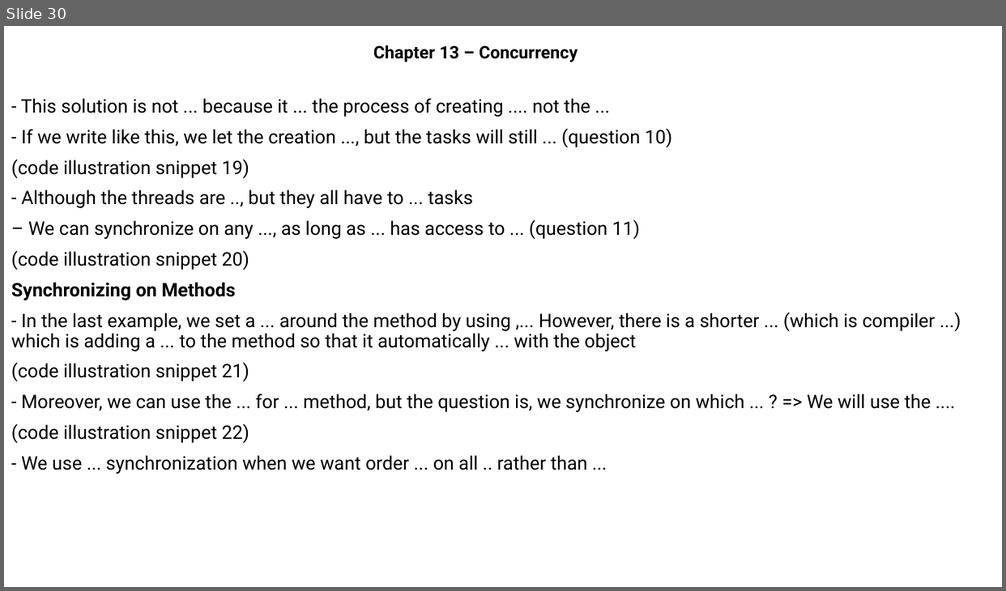
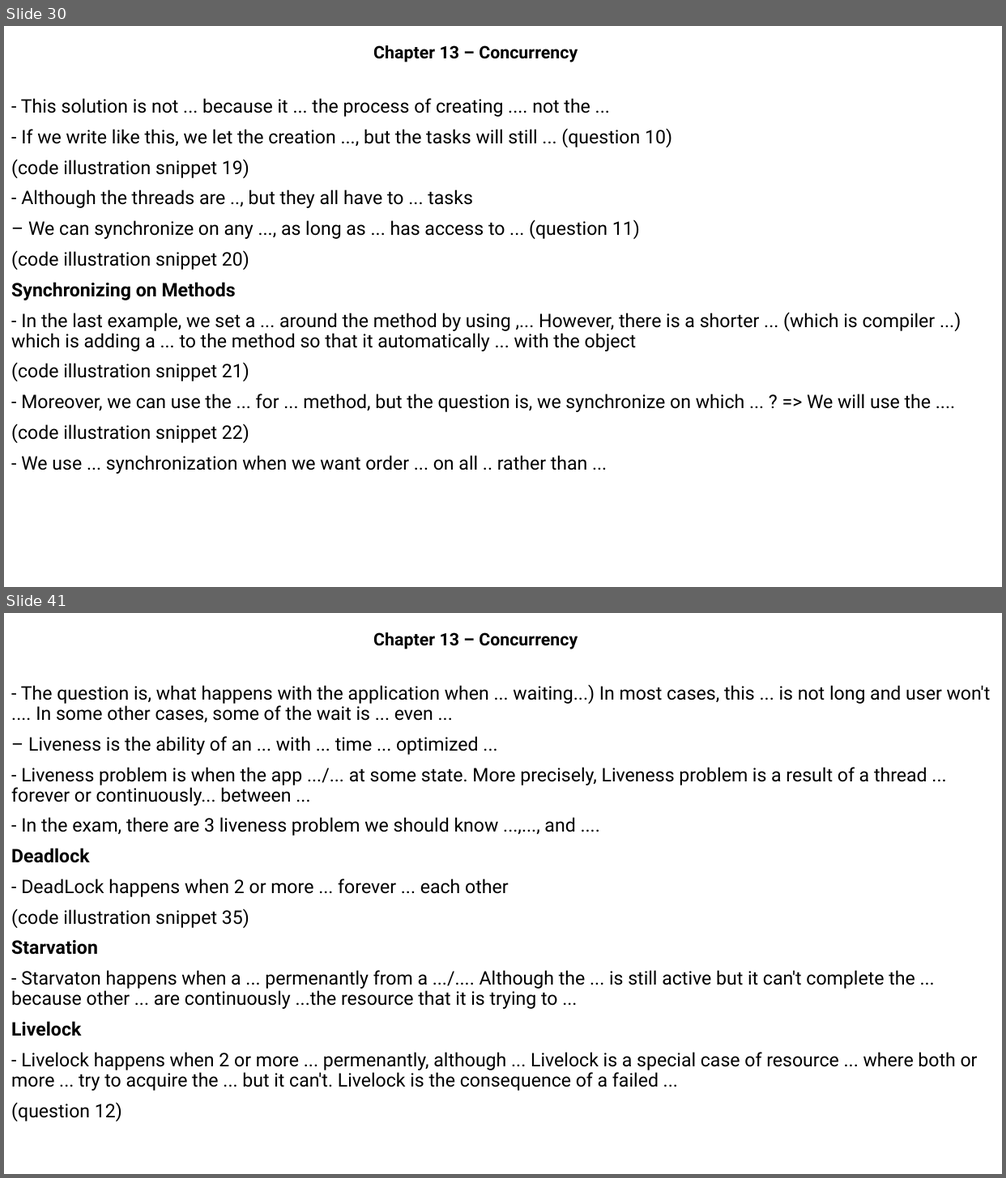
Before and after one commit to MaiDinhVinh/CS-Java, a slide deck: OCP17/Chapter 13 - Concurrency.pptx. Shown one above the other, each under a label of ours: slide 30 before the commit, slides 30 and 41 after it; the slides between them are not shown. The pictures are 1006x591 and 1006x1178 pixels, drawn with LibreOffice and Linux fonts; fonts in the diff are those of the drawing. Boxes give left, top, right and bottom in pixels: in the first picture for what was removed or moved away, otherwise in the second. Text is boxed around its words. In the diff, an @@ line names an element or a change of style, - is before the commit and + after.

```diff
--- a/OCP17/Chapter 13 - Concurrency.pptx
+++ b/OCP17/Chapter 13 - Concurrency.pptx
@@ slide 41 added at [4, 613, 1002, 1174], background #FFFFFF @@
@@ subtitle added at [373, 632, 577, 649], 16.6 pt, text #000000, bold @@
+Chapter 13 – Concurrency
@@ text added at [11, 685, 991, 1122], 18 pt, text #000000 @@
+- The question is, what happens with the application when ... waiting...) In most cases, this ... is not long and user won't .... In some other cases, some of the wait is ... even ...
+– Liveness is the ability of an ... with ... time ... optimized ...
+- Liveness problem is when the app .../... at some state. More precisely, Liveness problem is a result of a thread ... forever or continuously... between ...
+- In the exam, there are 3 liveness problem we should know ...,..., and ....
+Deadlock
+- DeadLock happens when 2 or more ... forever ... each other
+(code illustration snippet 35)
+Starvation
+- Starvaton happens when a ... permenantly from a .../.... Although the ... is still active but it can't complete the ... because other ... are continuously ...the resource that it is trying to ...
+Livelock
+- Livelock happens when 2 or more ... permenantly, although ... Livelock is a special case of resource ... where both or more ... try to acquire the ... but it can't. Livelock is the consequence of a failed ...
+(question 12)
```
Also in this commit, not shown: 20 other slides added.
